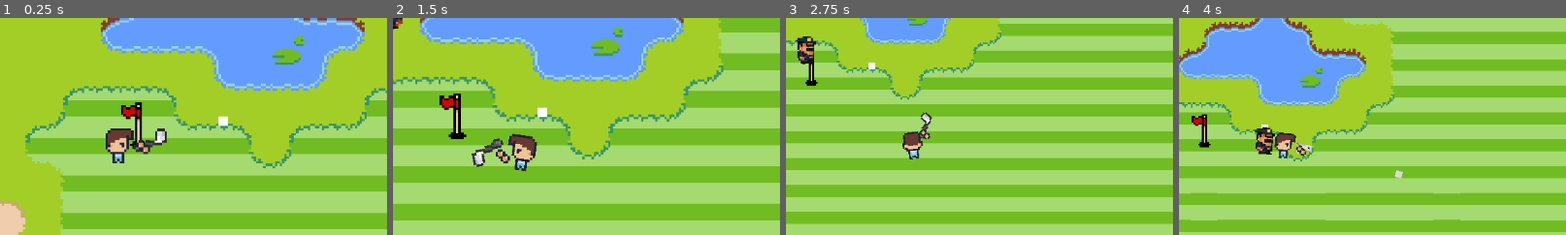
Above: before the commit, frames 1-4 (left to right).
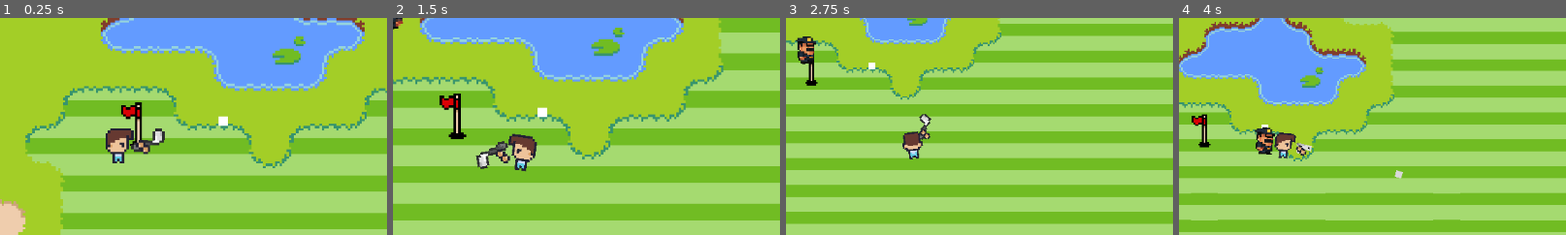
Above: after the commit, the same moments.

Repository: DiegoChiodi/Golf-Godot-HO-MY-GOLF
Game: Godot game, scene res://Scenes/RoomMaster.tscn
The game is run twice, just before and just after one commit, with the same random seed, the same clock (stepped at 60 frames per second) and the same inputs.
Inputs (mouse positions are % of the whole screen's width and height, from its top left):
- Up to frame 1 (0.25 s): no input
- Up to frame 2 (1.5 s): move the mouse to (36, 7) at 0.52 s; press the mouse at (36, 7) at 0.53 s; hold D (move_right) 0.53-1.28 s; move the mouse to (30, 55) at 1.27 s; release the mouse at (30, 55) at 1.28 s; hold S (move_down) from 1.28 s (still down); tap Space (move_space) at 1.35 s
- Up to frame 3 (2.75 s): move the mouse to (60, 28) at 2.02 s; release S (move_down) at 2.03 s; hold D (move_right) from 2.03 s (still down); tap C (press_c) at 2.1 s
- Up to frame 4 (4 s): move the mouse to (45, 70) at 2.77 s; release D (move_right) at 2.78 s; hold W (move_up) 2.78-3.53 s; right-click (45, 70) at 2.85 s; move the mouse to (80, 65) at 3.52 s; press the mouse at (80, 65) at 3.53 s; hold A (move_left) from 3.53 s (still down)
The pictures show only the part of the screen within x 33-83%, y 20-70%; the shares and areas given below are measured in that part.

The runs differ from the first frame. In frame 1, 0.2% of the frame differs, in the area x 33-44%, y 50-63%; in frame 2, 0.6%, in the area x 20-30%, y 55-70%; in frame 3, 0.1%; in frame 4, nothing differs.

Commit message:
Character collisonImpulse maintenance and permition attacks

Diff:
--- a/Scenes/Clubs/GolfClub.tscn
+++ b/Scenes/Clubs/GolfClub.tscn
@@ -4,20 +4,20 @@
 [ext_resource type="Texture2D" uid="uid://drx4ms06agav5" path="res://Art assets/GolfStelClub.png" id="2_8yc4u"]
 
 [sub_resource type="RectangleShape2D" id="RectangleShape2D_jb2yw"]
-size = Vector2(5, 7)
+size = Vector2(10, 6)
 
 [node name="bod_golfClub" type="Node2D"]
 script = ExtResource("1_gorgj")
 
 [node name="spr_golfClub" type="Sprite2D" parent="."]
-position = Vector2(13, -3)
+position = Vector2(12, -3)
 rotation = -1.57002
 texture = ExtResource("2_8yc4u")
 
 [node name="are_attack" type="Area2D" parent="."]
 
 [node name="col_attack" type="CollisionShape2D" parent="are_attack"]
-position = Vector2(18.2778, -4.5)
+position = Vector2(14, -4)
 shape = SubResource("RectangleShape2D_jb2yw")
 
 [connection signal="area_entered" from="are_attack" to="." method="_on_are_attack_area_entered"]
--- a/Scripts/Balls/BallBody.gd
+++ b/Scripts/Balls/BallBody.gd
@@ -72,7 +72,8 @@
 						mouseDis = (position - enemyId.position)
 						attack = true
 						position = enemyId.position
-						enemyId.takeDamage(0, mouseDis.normalized() * 3)
+						enemyId.takeDamage(0)
+						enemyId.collisionImpulse(mouseDis.normalized() * 3)
 						movSpeed = 3
 						initialImpulse()
 	elif line != null:
--- a/Scripts/Characters/Character.gd
+++ b/Scripts/Characters/Character.gd
@@ -30,6 +30,10 @@
 var is_invulnerability : bool = false
 var invulnerabilityCowdow : float = 0.0
 var invulnerabilityDelay : float = 0.4
+var is_impulsioned : bool = false
+var impulsionedCowdow : float = 0.0
+var impulsionedDelay : float = 0.2
+
 
 # Referência direta ao AnimatedSprite2D (ajuste o nome conforme sua cena)
 var drawSelf
@@ -50,6 +54,11 @@
 	else:
 		feedbackDamage(1.0)
 
+	if is_impulsioned:
+		impulsionedCowdow += delta
+		if impulsionedCowdow > impulsionedDelay:
+			impulsionedCowdow = 0.0
+			is_impulsioned = false
 
 func _physics_process(delta):
 	colImpulse = colImpulse.lerp(Vector2.ZERO, 2 * delta)
@@ -82,10 +91,9 @@
 	var angle := sin(timePassed) * swingingDis  # Oscila entre -10 e +10 graus
 	drawSelf.rotation_degrees = angle
 
-func takeDamage(damage : float, impulseForce : Vector2):
+func takeDamage(damage : float):
 	if !is_invulnerability:
 		life -= damage
-		setCollisionImpulse(impulseForce)
 		is_invulnerability = true
 		invulnerabilityCowdow = 0.0
 
@@ -93,8 +101,9 @@
 	drawSelf.modulate.g = lerp(drawSelf.modulate.g, target, 0.09)
 	drawSelf.modulate.b = lerp(drawSelf.modulate.b, target, 0.09)
 
-func setCollisionImpulse (impulseForce : Vector2):
-	colImpulse = impulseForce
+func collisionImpulse (impulseForce : Vector2):
+	if !is_impulsioned:
+		colImpulse += impulseForce
 
 func groupsAdd () -> void:
 	pass
--- a/Scripts/Characters/Player/PlayerBody.gd
+++ b/Scripts/Characters/Player/PlayerBody.gd
@@ -2,11 +2,13 @@
 class_name Player
 
 var colEnemy : bool = false
+var colBall : bool = false
+var drivingCart : bool = false
 var enemyId = null
 
 @onready var hands : Node2D = $Hands
 @onready var actualClub = $ActualClub
-var colBall : bool = false
+
 
 func _ready() -> void:
 	sliceX = 1
@@ -22,7 +24,7 @@
 func _physics_process(delta: float) -> void:
 	super._physics_process(delta)
 	if colRival:
-		colRivalId.setCollisionImpulse((global_position - colRivalId.global_position).normalized() * 3)
+		colRivalId.collisionImpulse((global_position - colRivalId.global_position).normalized() * 1)
 
 func setMoveDirection () -> Vector2:
 	return Input.get_vector("move_left", "move_right", "move_up", "move_down") - colImpulse
--- a/Scripts/Characters/SecurityGuard.gd
+++ b/Scripts/Characters/SecurityGuard.gd
@@ -10,6 +10,7 @@
 var lifeParcentMax = 2
 var lestLifeParcent = lifeParcent
 var is_week = false
+var damage : float = 15
 
 func _ready() -> void:
 	sliceX = 3
@@ -41,7 +42,8 @@
 			mouFollowCow = 0.0
 
 	if colRival:
-		colRivalId.takeDamage(15, (global_position - colRivalId.global_position).normalized())
+		colRivalId.collisionImpulse((global_position - colRivalId.global_position).normalized() * 1)
+		colRivalId.takeDamage(damage)
 		#colImpulse = (colRivalId.global_position - global_position).normalized()
 
 func setDirection () -> Vector2:
--- a/Scripts/Clubs/BaseClub.gd
+++ b/Scripts/Clubs/BaseClub.gd
@@ -13,6 +13,7 @@
 var attackDelay : float =  1.0
 var angle = 0.0
 var anglePermition = true
+var damage : float = 0
 
 func _process(delta: float) -> void:
 	var press = Input.is_action_just_pressed("left_click")
@@ -30,7 +31,7 @@
 		self.angle += 360
 
 func pressMouse () -> void:
-	if attackWait > attackDelay:
+	if self.attackWait > self.attackDelay and !self.player.colBall and !self.player.drivingCart :
 		attackGo()
 		attackWait = 0.0
 
--- a/Scripts/Clubs/ClubChildren/Bullets/PistolBullet.gd
+++ b/Scripts/Clubs/ClubChildren/Bullets/PistolBullet.gd
@@ -1,7 +1,7 @@
 extends Node2D
 
 var speed := Vector2(80,80)
-var damage : float = 20.0
+var damage : float
 
 # Called when the node enters the scene tree for the first time.
 func _ready() -> void:
@@ -13,5 +13,9 @@
 
 func _on_are_attack_area_entered(area: Area2D) -> void:
 	if area.is_in_group("colHb") and area.get_parent().is_in_group("enemy"):
-		area.get_parent().takeDamage(damage, -Vector2.RIGHT.rotated(rotation) * 4)
+		area.get_parent().takeDamage(damage)
+		area.get_parent().collisionImpulse(-Vector2.RIGHT.rotated(rotation) * 4)
 		queue_free()
+
+func setup(_damage : float):
+	damage = _damage
--- a/Scripts/Clubs/ClubChildren/Pistol.gd
+++ b/Scripts/Clubs/ClubChildren/Pistol.gd
@@ -4,9 +4,13 @@
 var bullet = preload("res://Scenes/Clubs/Bullets/Bullet.tscn")
 @onready var spawnTiro = $spawn_tiro
 
+func _ready() -> void:
+	damage = 20.0
+
 func attackGo() -> void:
 	var world = game_manager.worldContainer.currentRoom
 	var bulletIns = bullet.instantiate()
 	bulletIns.position = world.to_local(spawnTiro.global_position)
 	bulletIns.rotation = self.rotation
+	bulletIns.setup(self.damage)
 	world.add_child(bulletIns)
--- a/Scripts/Clubs/ClubMelee.gd
+++ b/Scripts/Clubs/ClubMelee.gd
@@ -1,24 +1,26 @@
 extends BaseClub
 class_name ClubMelee
 
-@export var physicDamage : float = 0
-
 @onready var are_attack := $are_attack as Area2D
 @onready var col_attack := are_attack.get_node("col_attack") as CollisionShape2D
-var inAttacking = false
-var enemyStreak = 2 #Quantos inimigos posso acertar em um ataque
+var inAttacking : bool = false
+var enemyStreak : int = 2 #Quantos inimigos posso acertar em um ataque
 var displacementAttack := Vector2.ZERO
 var finalDisplacemetAttack := Vector2.ZERO
 var attacking : bool = false
-var attackReturn = false
-var attackDurationDelay : float = 1.8
+var attackReturn : bool = false
+var attackDurationDelay : float = 1.5
 var attackDurationWait : float = 0
+var damageTrue : bool = false
+
+func _ready() -> void:
+	damage = 20.0
 
 func _process(delta: float) -> void:
 	super._process(delta)
 
 	if attacking:
-		finalDisplacemetAttack = (get_global_mouse_position() - global_position).normalized() * 20
+		finalDisplacemetAttack = (get_global_mouse_position() - global_position).normalized() * 15
 
 		if !attackReturn and (attackDurationWait >= attackDurationDelay or displacementAttack.length()
 		 >= (finalDisplacemetAttack.length() * 0.93)):
@@ -45,6 +47,7 @@
 	if area.is_in_group("colHb") && area.get_parent().is_in_group("enemy"):
 		self.onEnemyPhysicColission(area.get_parent())
 
+
 func onEnemyPhysicColission(enemy) -> void:
 	var playerPos = self.player.global_position
 	var attackPos = self.col_attack.global_position
@@ -54,4 +57,5 @@
 	var dirAttackEnemy = (attackPos - enemyPos).normalized()
 
 	var media = (dirPlayerEnemy + dirAttackEnemy).normalized()
-	enemy.takeDamage(self.physicDamage, media * 3)
+	enemy.takeDamage(damage)
+	enemy.collisionImpulse(media * 2)
--- a/Scripts/Control/GameManager.gd
+++ b/Scripts/Control/GameManager.gd
@@ -17,6 +17,7 @@
 	worldContainer.load_room(worldPath, player, camera)
 	player.position = worldContainer.currentRoom.get_node("PlayerSpawn").position
 	main.add_child(worldContainer)
+	DisplayServer.window_set_mode(DisplayServer.WINDOW_MODE_FULLSCREEN)
 
 func _process(delta: float) -> void:
 	if Input.is_action_just_pressed("reset"):
--- a/Scripts/GolfCartBody.gd
+++ b/Scripts/GolfCartBody.gd
@@ -27,6 +27,7 @@
 func _ready() -> void:
 	ani_golf.z_index = z
 	ani_golf.position = Vector2.ZERO
+
 func _process(delta: float) -> void:
 	rotation_degrees = int(rotation_degrees) % 360
 	angle = rotation_degrees
@@ -69,7 +70,7 @@
 
 func _physics_process(delta: float) -> void:
 	if colEnemy:
-		enemy.setCollisionImpulse((global_position - enemy.global_position).normalized() * 5)
+		enemy.collisionImpulse((global_position - enemy.global_position).normalized() * 2)
 	if colPlayer:
 		var space = Input.is_action_just_pressed("move_space")
 		enterDelay += delta
@@ -78,10 +79,11 @@
 			if !interact:
 				player.visible = true
 				player.get_node("col_colisor").disabled = false
+				player.drivingCart = false
 			else:
 				player.visible = false
 				player.get_node("col_colisor").disabled = true
-
+				player.drivingCart = true
 			enterDelay = 0.0
 		if interact:
 			driving(delta)
